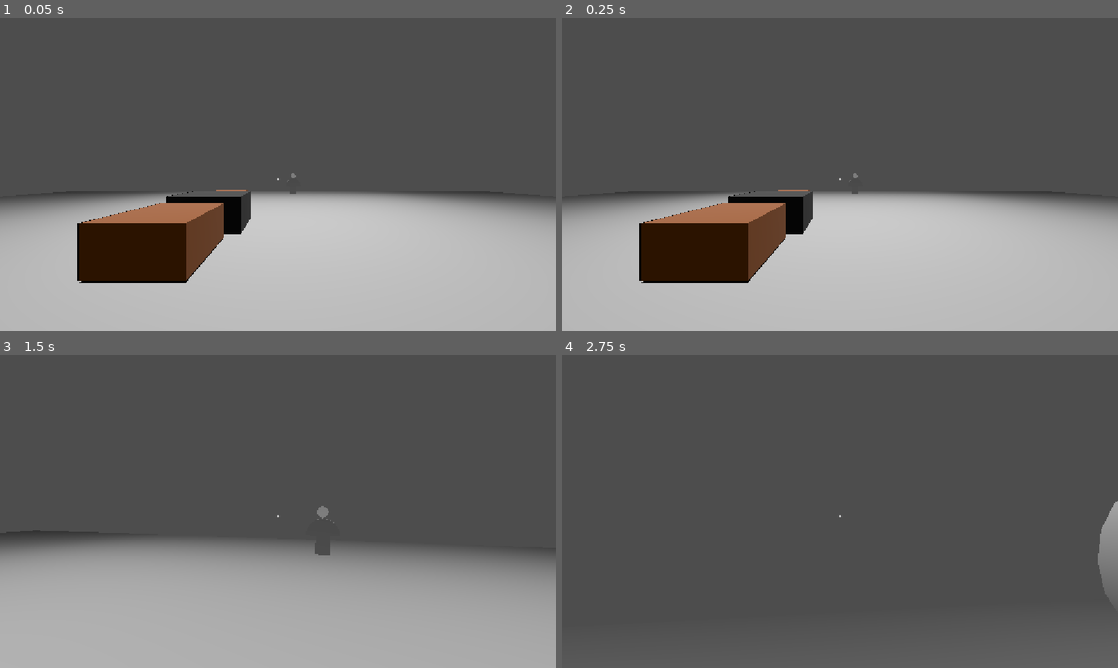
Above: before the commit, frames 1-4 (two rows, left to right).
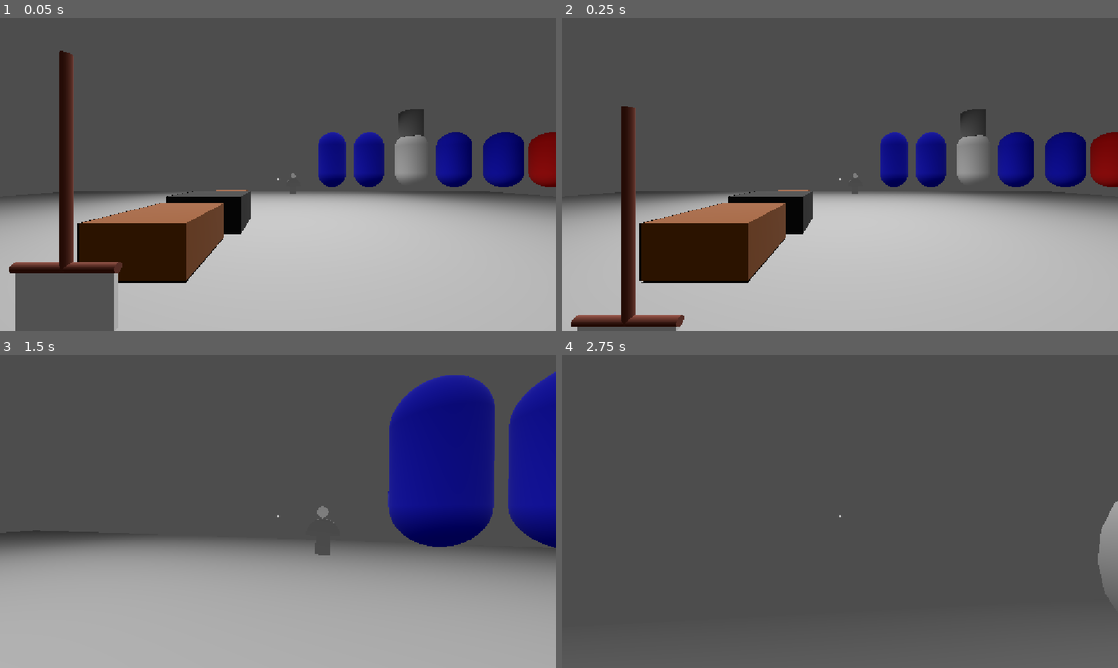
Above: after the commit, the same moments.

Repository: AlexLietha/Slacker
Game: Godot game, scene res://Scenes/test.tscn
Two runs of this game, one before a commit and one after it. Both use one fixed random seed, a clock stepped at 60 frames per second and the inputs below. The project has no main scene, so this scene is started directly.
Inputs (mouse positions are in pixels of both pictures, inside the frame that each line leads up to):
- Up to frame 1 (0.05 s): no input
- Up to frame 2 (0.25 s): no input
- Up to frame 3 (1.5 s): tap Enter (ui_accept) at 0.5, 0.77 s; move the mouse to (305, 511) at 0.52 s; hold W (moveForward) from 0.53 s (still down); tap E (interact) at 0.6 s; move the mouse to (250, 511) at 1.27 s; right-click (250, 511) at 1.35 s
- Up to frame 4 (2.75 s): keep holding W (moveForward); tap Enter (ui_accept) at 1.52 s; tap E (interact) at 1.55, 2.1 s; move the mouse to (851, 505) at 2.02 s

The runs differ from the first frame. In frame 1, 11% of the frame differs, in the area x 1-100%, y 10-100%; in frame 2, 8.2%; in frame 3, 13%, in the area x 69-100%, y 5-62%; in frame 4, nothing differs.

Commit message:
added a broom

Diff:
--- /dev/null
+++ b/slacker/Scenes/Grabbable Objects/broom.tscn
@@ -0,0 +1,45 @@
+[gd_scene format=3 uid="uid://dk6cu2cs85urb"]
+
+[ext_resource type="Script" uid="uid://8hid0kygyi71" path="res://Scripts/interactible_component.gd" id="1_1u1jf"]
+[ext_resource type="Script" uid="uid://6fa7wffcrtgs" path="res://Scripts/grabbable_component.gd" id="2_7ybyt"]
+[ext_resource type="Script" uid="uid://c051513rs7gnq" path="res://Scenes/IDComponent.gd" id="3_8hjgy"]
+[ext_resource type="Script" uid="uid://dakevjuf8svg" path="res://Scripts/HighlightComponent.gd" id="4_tkjt1"]
+
+[sub_resource type="BoxMesh" id="BoxMesh_spkg8"]
+
+[sub_resource type="StandardMaterial3D" id="StandardMaterial3D_c5n3c"]
+
+[sub_resource type="CylinderMesh" id="CylinderMesh_wotmb"]
+
+[sub_resource type="StandardMaterial3D" id="StandardMaterial3D_nky1f"]
+albedo_color = Color(0.49101734, 0.21463042, 0.14752123, 1)
+
+[node name="Broom2" type="RigidBody3D" unique_id=1768105010]
+
+[node name="MeshInstance3D" type="MeshInstance3D" parent="." unique_id=1212269279]
+transform = Transform3D(0.5088354, 0, 0, 0, 0.32188588, 0, 0, 0, 0.022432882, 0, 0.16393557, 0)
+mesh = SubResource("BoxMesh_spkg8")
+surface_material_override/0 = SubResource("StandardMaterial3D_c5n3c")
+
+[node name="MeshInstance3D2" type="MeshInstance3D" parent="." unique_id=88484579]
+transform = Transform3D(-2.303107e-09, -0.26602212, 0, 0.052688945, -1.1628194e-08, 0, 0, 0, 0.050244164, 0, 0.3272374, 0)
+mesh = SubResource("CylinderMesh_wotmb")
+surface_material_override/0 = SubResource("StandardMaterial3D_nky1f")
+
+[node name="MeshInstance3D3" type="MeshInstance3D" parent="." unique_id=1285345500]
+transform = Transform3D(-0.052688945, 4.8625697e-08, 0, -4.606214e-09, -0.5562132, 0, 0, 0, 0.050244164, 0, 0.87251484, 0)
+mesh = SubResource("CylinderMesh_wotmb")
+surface_material_override/0 = SubResource("StandardMaterial3D_nky1f")
+
+[node name="InteractableComponent" type="Node" parent="." unique_id=1137662575]
+script = ExtResource("1_1u1jf")
+
+[node name="GrabbableComponent" type="Node" parent="." unique_id=2042955910]
+script = ExtResource("2_7ybyt")
+
+[node name="IDComponent" type="Node" parent="." unique_id=853458740]
+script = ExtResource("3_8hjgy")
+ID = "RBP"
+
+[node name="HighlightComponent" type="Node" parent="." unique_id=1627251443]
+script = ExtResource("4_tkjt1")
--- a/slacker/Scenes/test.tscn
+++ b/slacker/Scenes/test.tscn
@@ -7,6 +7,8 @@
 [ext_resource type="PackedScene" uid="uid://2riwns1moyus" path="res://Scenes/Grabbable Objects/burger_patty.tscn" id="6_5wyu1"]
 [ext_resource type="PackedScene" uid="uid://betf2qehtbsgn" path="res://Scenes/box.tscn" id="6_i3aeo"]
 [ext_resource type="PackedScene" uid="uid://bgu1pls1ejp2t" path="res://Scenes/Grabbable Objects/plate.tscn" id="7_5wyu1"]
+[ext_resource type="PackedScene" uid="uid://cvpyrpe15q2qy" path="res://Scenes/cook.tscn" id="8_0c07c"]
+[ext_resource type="PackedScene" uid="uid://dk6cu2cs85urb" path="res://Scenes/Grabbable Objects/broom.tscn" id="9_2cgwh"]
 
 [sub_resource type="Environment" id="Environment_7jh4o"]
 ambient_light_color = Color(1, 1, 1, 1)
@@ -45,3 +47,26 @@
 [node name="Box2" parent="." unique_id=421201296 instance=ExtResource("6_i3aeo")]
 transform = Transform3D(1, 0, 0, 0, 1, 0, 0, 0, 1, -1.1216536, 0.2187069, -4.579122)
 item = ExtResource("7_5wyu1")
+
+[node name="Players" type="Node" parent="." unique_id=929891748]
+
+[node name="Player" parent="Players" unique_id=1194345959 instance=ExtResource("8_0c07c")]
+transform = Transform3D(-1, 0, -1.509958e-07, 0, 1, 0, 1.509958e-07, 0, -1, 9.979236, 0.34267235, -7.483194)
+
+[node name="Player2" parent="Players" unique_id=1302192116 instance=ExtResource("8_0c07c")]
+transform = Transform3D(-1, 0, -1.509958e-07, 0, 1, 0, 1.509958e-07, 0, -1, 8.238141, 0.34267235, -7.4831934)
+
+[node name="Player3" parent="Players" unique_id=59517641 instance=ExtResource("8_0c07c")]
+transform = Transform3D(-1, 0, -1.509958e-07, 0, 1, 0, 1.509958e-07, 0, -1, 6.4343214, 0.34267235, -7.4831934)
+
+[node name="Player4" parent="Players" unique_id=581875996 instance=ExtResource("8_0c07c")]
+transform = Transform3D(-1, 0, -1.509958e-07, 0, 1, 0, 1.509958e-07, 0, -1, 4.876362, 0.34267235, -7.4831934)
+
+[node name="Player5" parent="Players" unique_id=1795255485 instance=ExtResource("8_0c07c")]
+transform = Transform3D(-1, 0, -1.509958e-07, 0, 1, 0, 1.509958e-07, 0, -1, 3.318307, 0.34267235, -7.4831934)
+
+[node name="Player6" parent="Players" unique_id=1385507306 instance=ExtResource("8_0c07c")]
+transform = Transform3D(-1, 0, -1.509958e-07, 0, 1, 0, 1.509958e-07, 0, -1, 1.9732661, 0.34267235, -7.483193)
+
+[node name="Broom2" parent="." unique_id=1768105010 instance=ExtResource("9_2cgwh")]
+transform = Transform3D(1, 0, 0, 0, 1, 0, 0, 0, 1, -1.0911354, 0, -1.0531983)
--- a/slacker/Scripts/player_controller.gd
+++ b/slacker/Scripts/player_controller.gd
@@ -29,7 +29,7 @@
 	if role == "Cook":
 		hat.hide()
 		var material = StandardMaterial3D.new()
-		material.albedo_color = Color.WHITE
+		material.albedo_color = Color.BLUE
 		player_mesh.material_override = material
 
 	if role == "Slacker":
